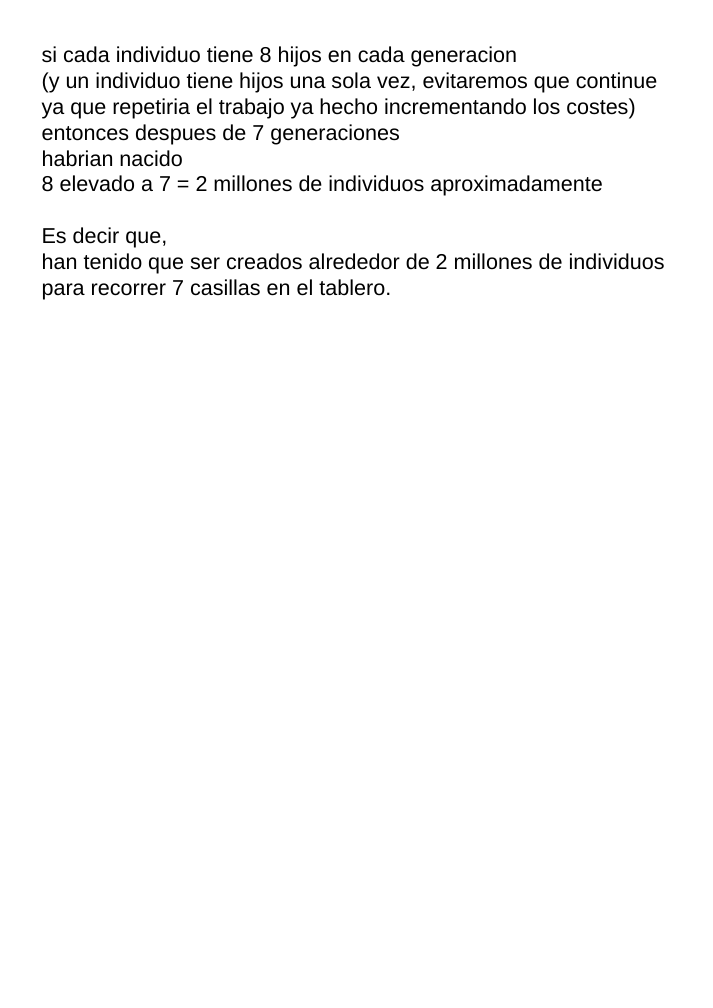
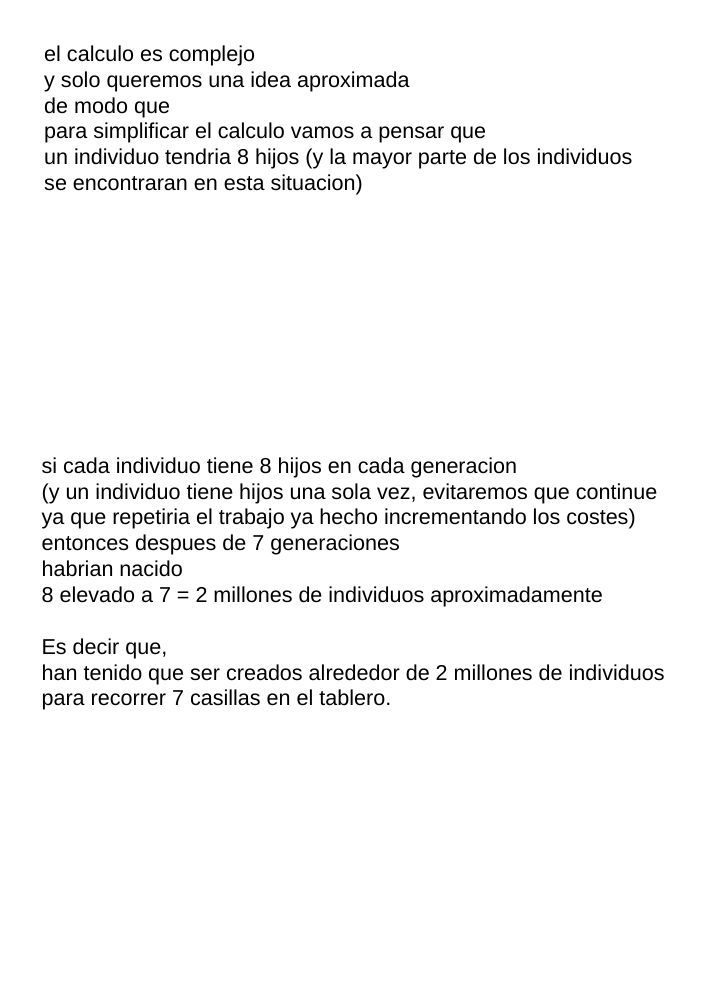
Before and after one commit to fabhrius/La-Cosa, a slide deck: slide 8 of capitulos/Coste/Coste.odp. Drawn at 713x1008 pixels with LibreOffice and Linux fonts; fonts in the diff are those of the drawing. Boxes give left, top, right and bottom in pixels: in the first picture for what was removed or moved away, otherwise in the second. Text is boxed around its words. In the diff, an @@ line names an element or a change of style, - is before the commit and + after.

Commit message:
Eficiencia y numero de calculos - borrador

```diff
--- a/capitulos/Coste/Coste.odp
+++ b/capitulos/Coste/Coste.odp
@@ text added at (x1=44, y1=45, x2=633, y2=195), 18 pt, text #000000 @@
+el calculo es complejo
+y solo queremos una idea aproximada
+de modo que
+para simplificar el calculo vamos a pensar que
+un individuo tendria 8 hijos (y la mayor parte de los individuos se encontraran en esta situacion)
@@ text "si cada individuo tiene 8 ..." moved from (x1=42, y1=46, x2=665, y2=300) to (x1=42, y1=457, x2=665, y2=710) @@
```
Also in this commit, not shown: 1 other slide changed, 7 other files.
